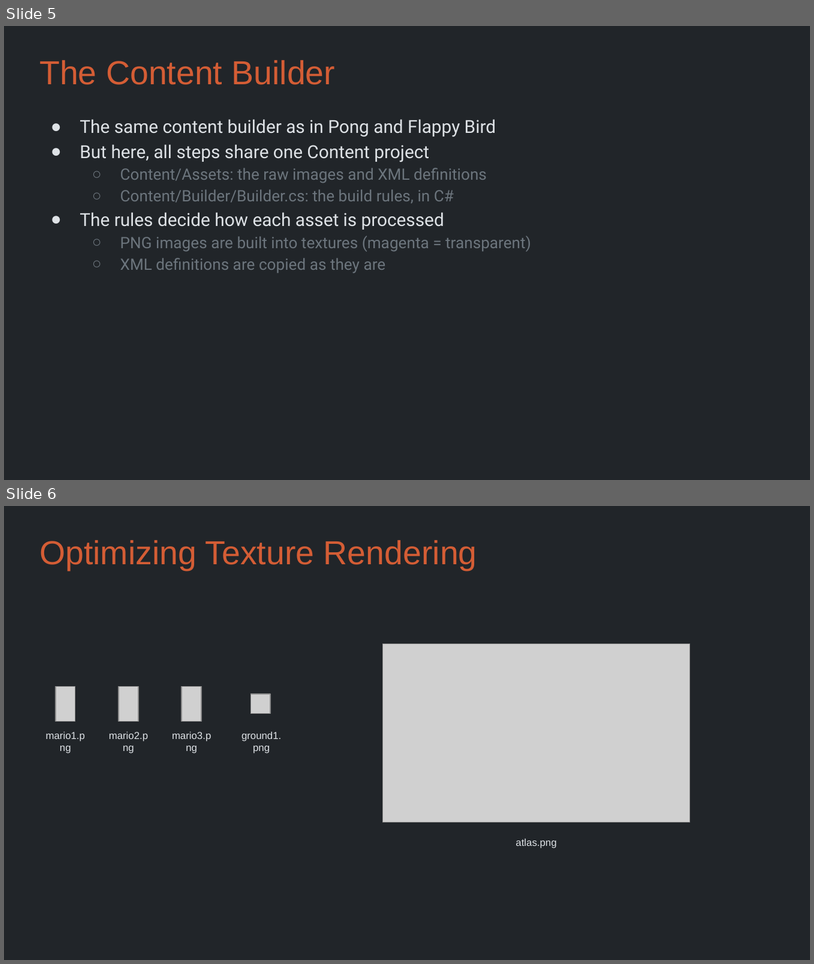
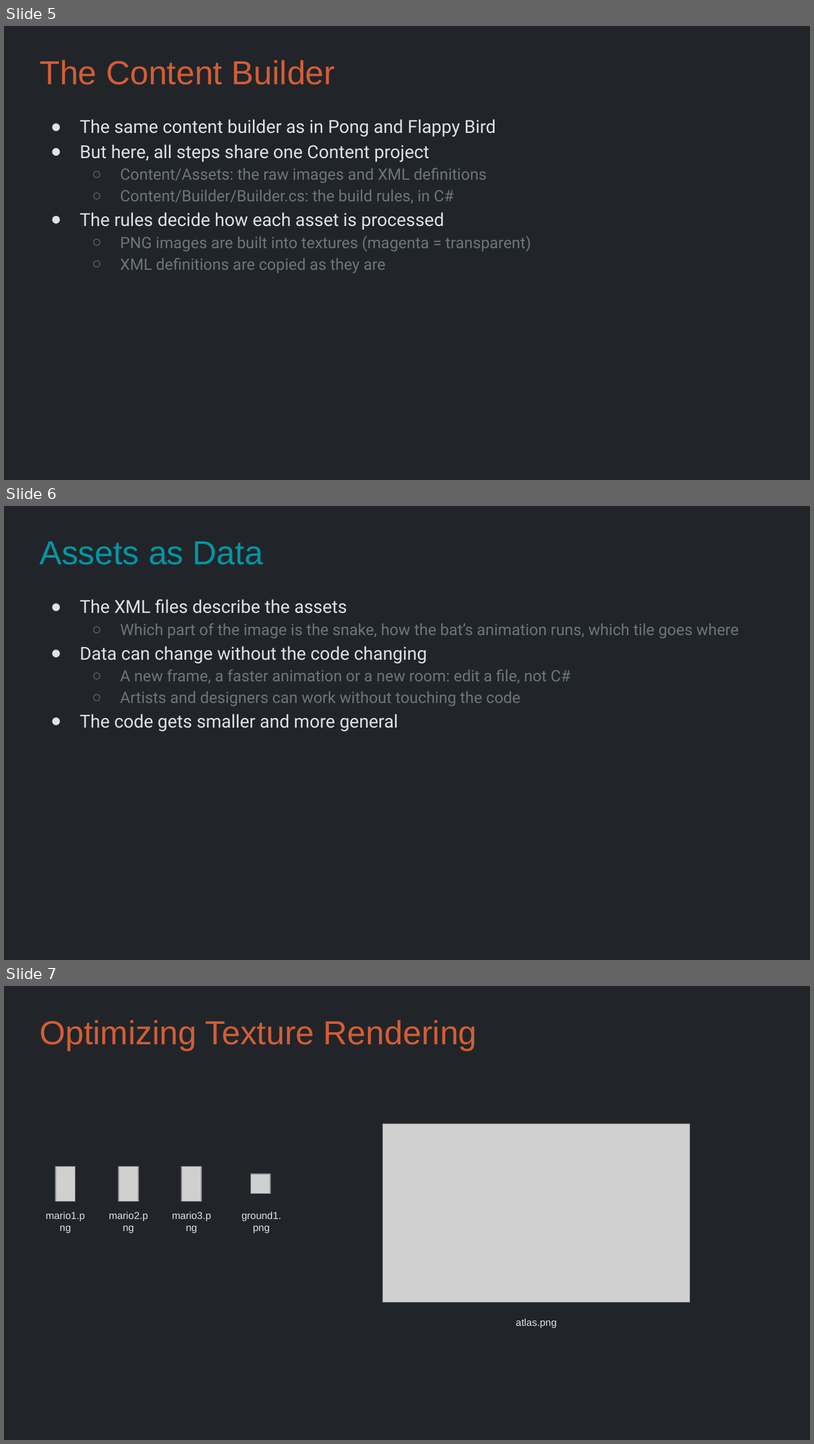
Before and after one commit to Metamate/gar, a slide deck: slides/03 Snake.pptx. Shown one above the other, each under a label of ours: slides 5 and 6 before the commit, slides 5, 6 and 7 after it. The pictures are 814x964 and 814x1444 pixels, drawn with LibreOffice and Linux fonts; fonts in the diff are those of the drawing; grey boxes stand for pictures. Boxes give left, top, right and bottom in pixels: in the first picture for what was removed or moved away, otherwise in the second. Text is boxed around its words. In the diff, an @@ line names an element or a change of style, - is before the commit and + after.

```diff
--- a/slides/03 Snake.pptx
+++ b/slides/03 Snake.pptx
@@ slide 6 added at box(4, 506, 810, 960), background #212529 @@
@@ title added at box(39, 541, 263, 565), 29.7 pt, text #0097A7 @@
+Assets as Data
@@ text added at box(80, 599, 739, 731), 14 pt, text #6C757D @@
+● The XML files describe the assets
+  ○ Which part of the image is the snake, how the bat’s animation runs, which tile goes where
+● Data can change without the code changing
+  ○ A new frame, a faster animation or a new room: edit a file, not C#
+  ○ Artists and designers can work without touching the code
+● The code gets smaller and more general
@@ what was slide 6 is now slide 7 @@
```
Also in this commit, not shown: 10 slides changed, 3 other slides added, 11 slides removed, 2 other files.
